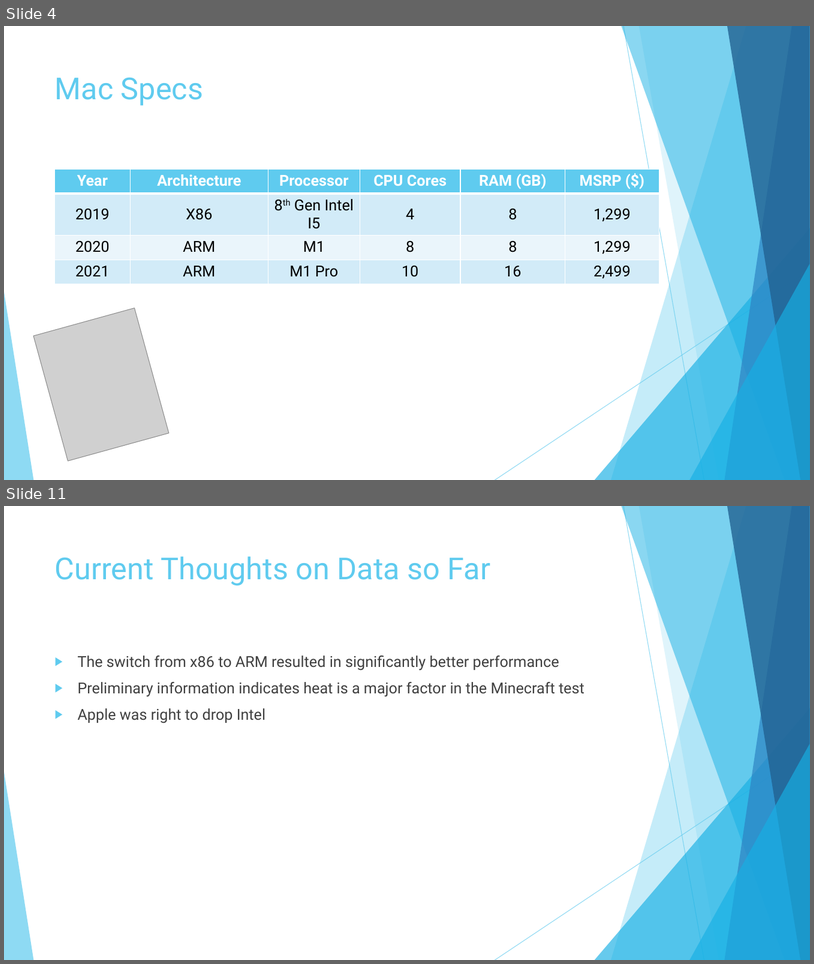
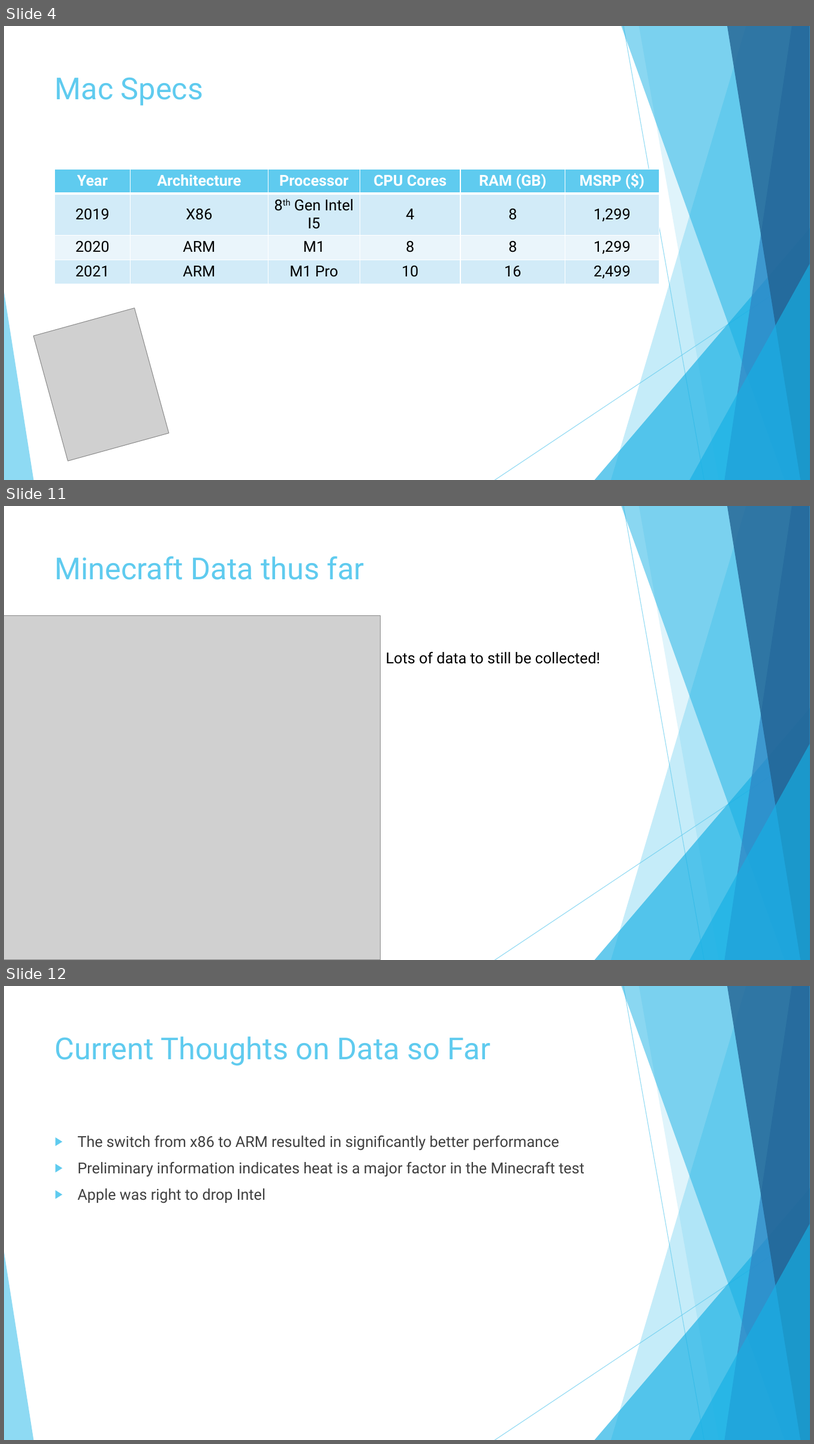
Before and after one commit to Cnh1116/Computer-Architecture-Project, a slide deck: Project Presentation.pptx. Shown one above the other, each under a label of ours: slides 4 and 11 before the commit, slides 4, 11 and 12 after it; the slides between them are not shown. The pictures are 814x964 and 814x1444 pixels, drawn with LibreOffice and Linux fonts; fonts in the diff are those of the drawing; grey boxes stand for pictures. Boxes give left, top, right and bottom in pixels: in the first picture for what was removed or moved away, otherwise in the second. Text is boxed around its words. In the diff, an @@ line names an element or a change of style, - is before the commit and + after.

```diff
--- a/Project Presentation.pptx
+++ b/Project Presentation.pptx
@@ slide 11 added at [4,506,810,960], background #FFFFFF; not listed: 10 template elements that a slide beside it also shows @@
@@ title added at [55,556,365,580], 36 pt, text #5FCBEF @@
+Minecraft Data thus far
@@ picture added at [4,615,380,960] @@
@@ text added at [386,652,601,664], 18 pt, text #000000 @@
+Lots of data to still be collected!
@@ what was slide 11 is now slide 12 @@
```
Also in this commit, not shown: 7 slides changed, 1 other slide added, 1 slide removed.
